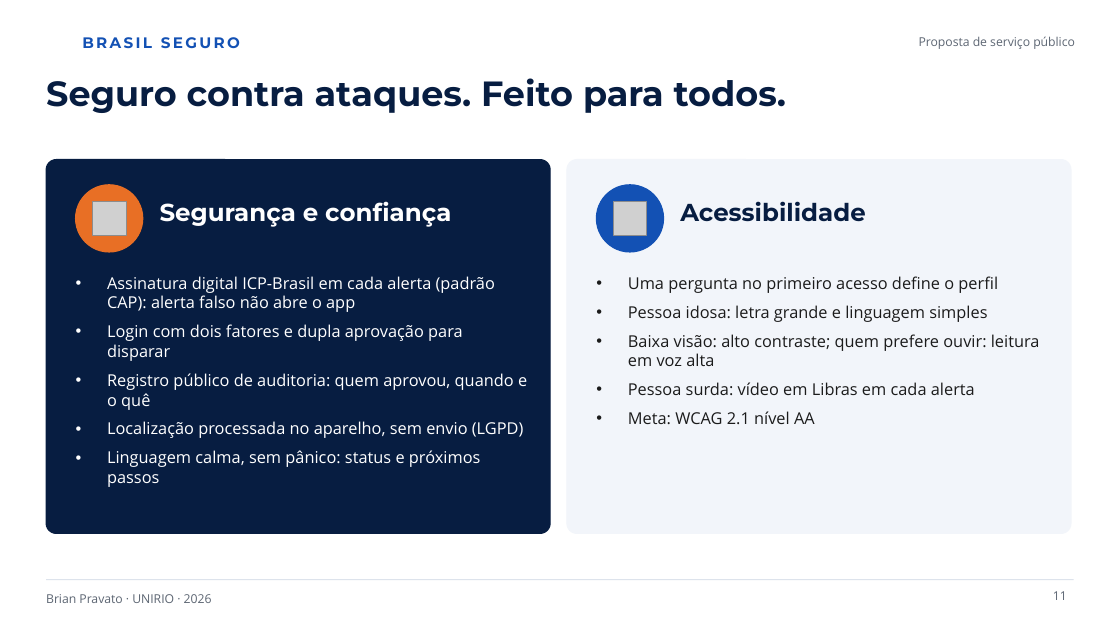
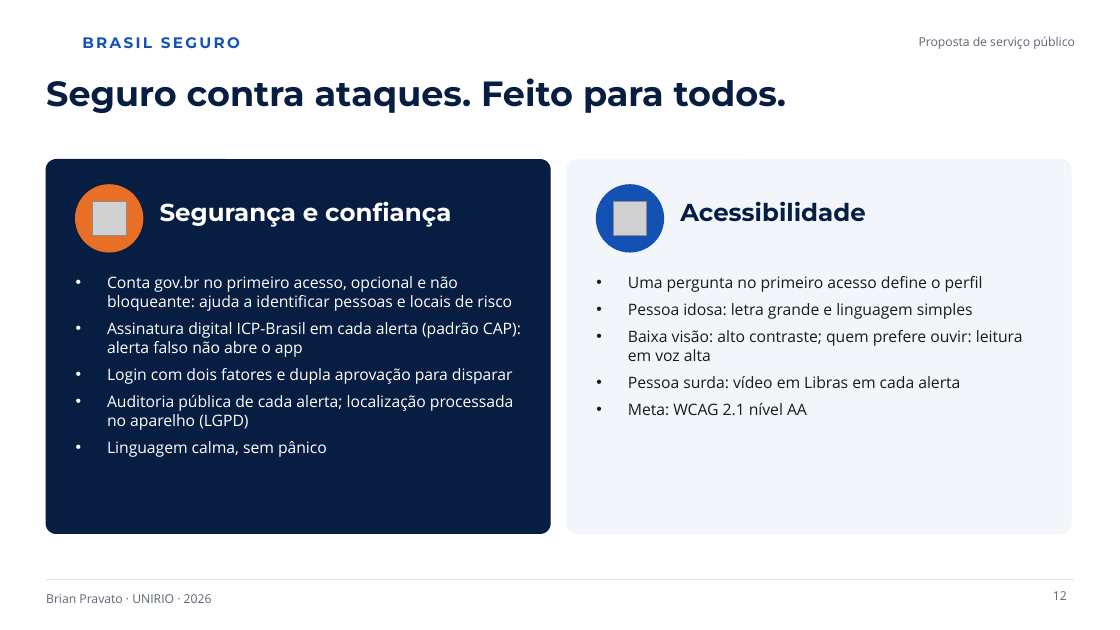
Before and after one commit to kbrianps/brasil-seguro, a slide deck: slide 12 of brasil-seguro.pptx (slide 11 before the commit). Drawn at 1120x630 pixels with LibreOffice and Linux fonts; fonts in the diff are those of the drawing; grey boxes stand for pictures; background and template pictures are left out. Boxes give left, top, right and bottom in pixels: in the first picture for what was removed or moved away, otherwise in the second. Text is boxed around its words. In the diff, an @@ line names an element or a change of style, - is before the commit and + after.

```diff
--- a/brasil-seguro.pptx
+++ b/brasil-seguro.pptx
@@ text at [107,276,512,311]: paragraph added @@
+• Conta gov.br no primeiro acesso, opcional e não bloqueante: ajuda a identificar pessoas e locais de risco
@@ text "Uma pergunta no primeiro acesso ..." at [628,276,1023,415]: size 14 to 13.5 pt; less space between paragraphs @@
@@ text at [107,322,521,384]: size 14 to 13.5 pt in "Assinatura digital ICP-Brasil em cada alerta (padrão ...", "Login com dois fatores e dupla aprovação ..."; less space between paragraphs @@
@@ text at [107,395,513,457]: text changed; size 14 to 13.5 pt @@
-• Registro público de auditoria: quem aprovou, quando e o quê
-• Localização processada no aparelho, sem envio (LGPD)
-• Linguagem calma, sem pânico: status e próximos passos
+• Auditoria pública de cada alerta; localização processada no aparelho (LGPD)
+• Linguagem calma, sem pânico
@@ page number at [1053,591,1067,600]: text changed @@
-11
+12
```
Also in this commit, not shown: 7 other slides changed, 2 slides added, 3 other files.
